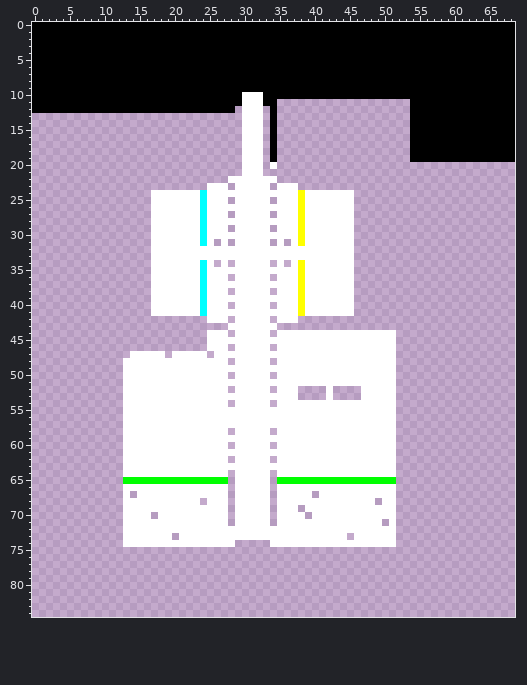
Sprite sheet, stored at rec/maps/Yamartino Valley of the Wind/WindValley/WindValley_move.png. Above is the file before it was changed.
The file is 69x85 pixels.
After the commit:
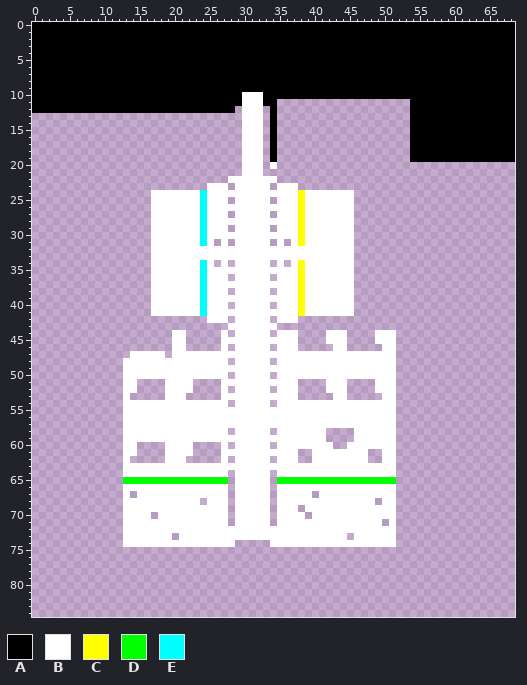
Palette (. is transparent): A #000000  B #ffffff  C #ffff00  D #00ff00  E #00ffff
What changed:
There is now colour B in rows 44 to 46 at x 20 to 21; in row 47 at x 25; in rows 52 to 53 at x 43 to 44.
The author cleared colour B in rows 44 to 45 at x 25 to 26, 38 to 41 and 45 to 48; in row 46 at x 25 to 26, 38 to 42 and 45 to 49; in row 51 at x 15 to 18, 23 to 26, 38 to 41 and 45 to 48; in row 52 at x 15 to 18, 23 to 26 and 47 to 48; in row 53 at x 14 to 18, 22 to 26, 42 and 47 to 49; in rows 58 to 59 at x 42 to 45.
The author cleared colour B in row 60 at x 15 to 18, 23 to 26 and 43 to 44; in row 61 at x 15 to 18, 23 to 26, 38 to 39 and 48 to 49; in row 62 at x 14 to 18, 22 to 26, 38 to 39 and 48 to 49.
Pixel boxes of the changes (left, top, right, bottom) in both pictures:
changed: (172, 330, 221, 358)
erased: (298, 330, 382, 351)
erased: (130, 379, 221, 400)
changed: (298, 379, 382, 400)
erased: (298, 428, 382, 463)
erased: (130, 442, 221, 463)
